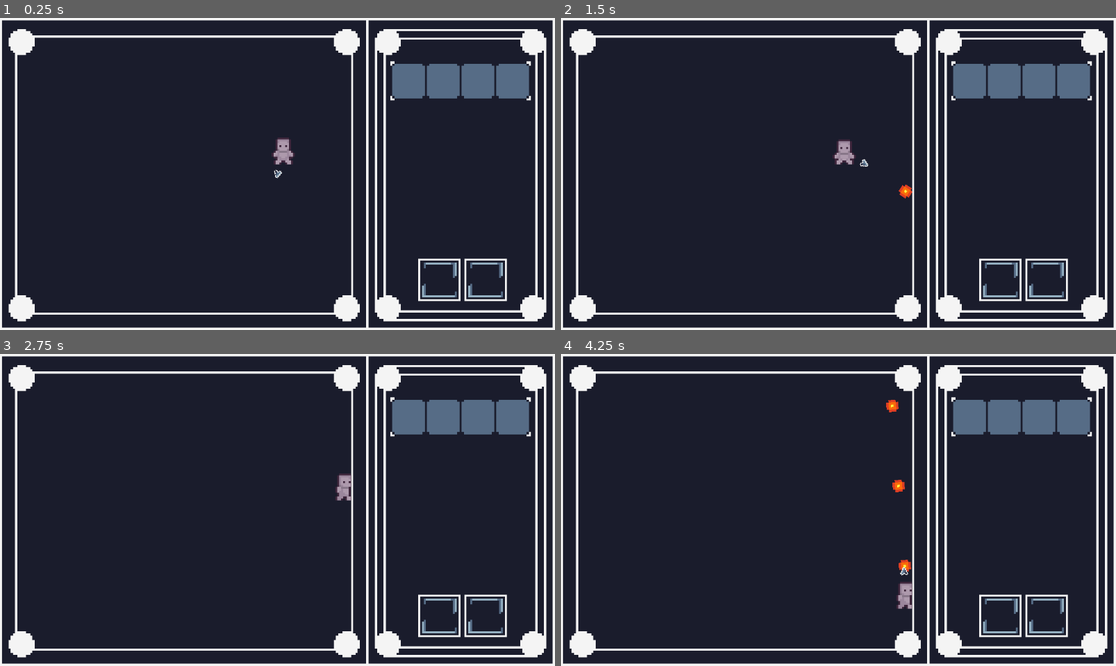
Above: before the commit, frames 1-4 (two rows, left to right).
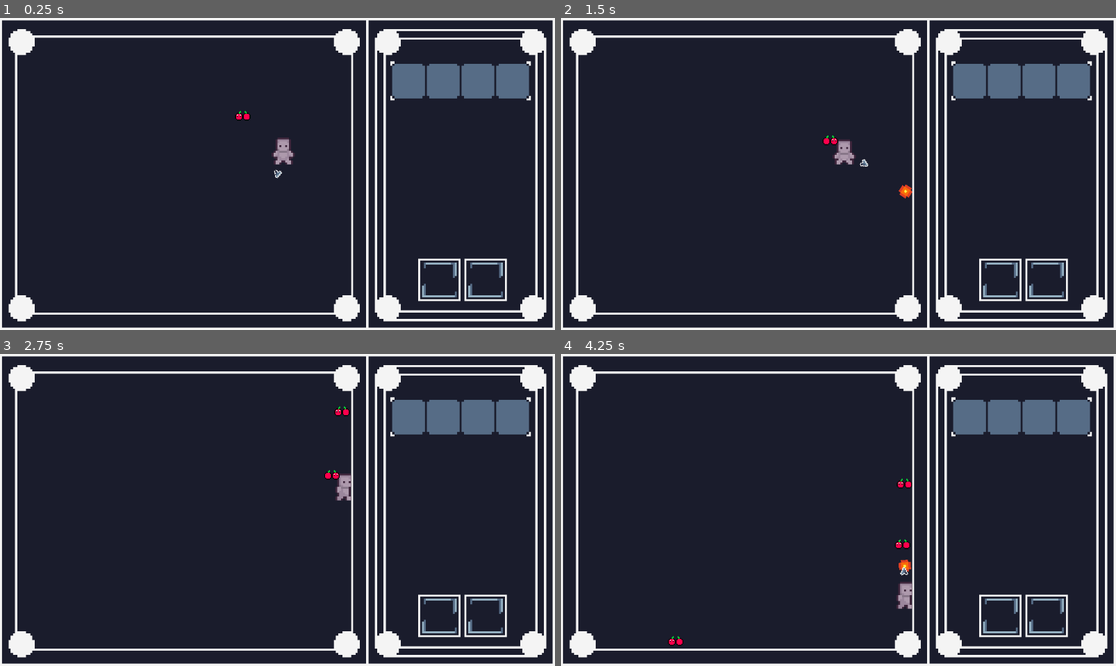
Above: after the commit, the same moments.

Repository: Legocrocs/GIMJAM-26
Game: Godot game, scene res://scenes/gameplay/main_scene.tscn
Same seed, same stepped clock (60 frames per second), same inputs: the game is played once before the commit and once after it.
Inputs (mouse positions are in pixels of both pictures, inside the frame that each line leads up to):
- Up to frame 1 (0.25 s): no input
- Up to frame 2 (1.5 s): click (999, 280) at 0.5 s; click (1049, 280) at 1.25 s
- Up to frame 3 (2.75 s): move the mouse to (399, 494) at 2.02 s; press the mouse at (399, 494) at 2.03 s; hold D (right) from 2.03 s (still down)
- Up to frame 4 (4.25 s): move the mouse to (727, 525) at 2.77 s; release D (right) at 2.78 s; release the mouse at (727, 525) at 2.78 s; hold S (down) 2.78-3.53 s; click (727, 525) at 2.85 s; move the mouse to (894, 441) at 3.52 s; press the mouse at (894, 441) at 3.53 s; hold D (right) from 3.53 s (still down)

The runs differ from the first frame. In frame 1, less than 0.1% of the frame differs, in the area x 42-46%, y 29-33%; in frame 2, less than 0.1%; in frame 3, 0.1%; in frame 4, 0.3%, in the area x 19-64%, y 14-94%.

Commit message:
Tambahan enemy + spawn random

Diff:
--- a/gimjam-26/player_projectile.gd
+++ b/gimjam-26/player_projectile.gd
@@ -2,15 +2,27 @@
 
 @onready var collision = $CollisionShape2D
 @export var speed = 100
+var direction: Vector2 = Vector2.ZERO
 
-var direction: Vector2 = Vector2.ZERO
-# Called when the node enters the scene tree for the first time.
 func _ready() -> void:
-	pass
+	if not is_in_group("projectile"):
+		add_to_group("projectile")
 
-# Called every frame. 'delta' is the elapsed time since the previous frame.
+	area_entered.connect(_on_area_entered)
+	body_entered.connect(_on_body_entered)
+
 func _physics_process(delta) -> void:
 	position += transform.x * speed * delta
 
+func _on_area_entered(area):
+	var parent = area.get_parent()
+	if parent and (parent.name == "Enemy" or parent.is_in_group("enemies")):
+		queue_free()
+	elif area.is_in_group("enemies"):
+		queue_free()
+
+func _on_body_entered(body):
+	queue_free()
+
 func _on_timer_timeout() -> void:
 	queue_free()
--- /dev/null
+++ b/gimjam-26/scenes/gameplay/enemy.gd
@@ -0,0 +1,65 @@
+extends CharacterBody2D
+
+signal enemy_died
+
+# Stats
+@export var health: int = 3
+@export var speed: float = 50.0
+@export var damage: int = 1
+
+# Movement
+var move_direction: Vector2 = Vector2.ZERO
+var player: CharacterBody2D = null
+
+@onready var sprite = $Sprite2D
+@onready var hitbox = $HitBox
+
+func _ready():
+	if hitbox:
+		hitbox.area_entered.connect(_on_hitbox_area_entered)
+
+	player = get_tree().get_first_node_in_group("player")
+
+	if player == null:
+		move_direction = Vector2(randf_range(-1, 1), randf_range(-1, 1)).normalized()
+
+func _physics_process(_delta):
+	if player != null:
+		move_direction = (player.global_position - global_position).normalized()
+
+		# Kalau terlalu deket sama player, auto push away gk tau lagi cara biar gk nempel
+		var distance_to_player = global_position.distance_to(player.global_position)
+		if distance_to_player < 20:  # 20 pixel threshold
+			move_direction = -move_direction  # Push away
+
+		if Engine.get_process_frames() % 60 == 0:
+			print("Enemy moving: (%.2f, %.2f)" % [move_direction.x, move_direction.y])
+
+	velocity = move_direction * speed
+
+	if move_direction.x != 0:
+		sprite.flip_h = move_direction.x < 0
+
+	move_and_slide()
+
+func take_damage(damage_amount: int):
+	health -= damage_amount
+	flash_damage()
+
+	if health <= 0:
+		die()
+
+func flash_damage():
+	sprite.modulate = Color(10, 10, 10)
+	await get_tree().create_timer(0.1).timeout
+	sprite.modulate = Color(1, 1, 1)
+
+func die():
+	enemy_died.emit()
+	queue_free()
+
+func _on_hitbox_area_entered(area):
+	if area.is_in_group("projectile"):
+		print("Projectile hit!")
+		take_damage(1)
+		area.queue_free()
--- /dev/null
+++ b/gimjam-26/scenes/gameplay/enemy.tscn
@@ -0,0 +1,29 @@
+[gd_scene load_steps=5 format=3 uid="uid://cjpwvb4oput4u"]
+
+[ext_resource type="Script" uid="uid://dt6cpa0lv1261" path="res://scenes/gameplay/enemy.gd" id="1_c0kfv"]
+[ext_resource type="Texture2D" uid="uid://eyoldmuc5sej" path="res://assets/character/enemy_1.png" id="2_attyv"]
+
+[sub_resource type="RectangleShape2D" id="RectangleShape2D_8kv2y"]
+size = Vector2(16, 11)
+
+[sub_resource type="RectangleShape2D" id="RectangleShape2D_xw6io"]
+size = Vector2(12, 7)
+
+[node name="Enemy" type="CharacterBody2D" groups=["enemies"]]
+collision_layer = 8
+script = ExtResource("1_c0kfv")
+
+[node name="Sprite2D" type="Sprite2D" parent="."]
+texture = ExtResource("2_attyv")
+
+[node name="CollisionShape2D" type="CollisionShape2D" parent="."]
+position = Vector2(0, 3)
+shape = SubResource("RectangleShape2D_8kv2y")
+
+[node name="HitBox" type="Area2D" parent="."]
+collision_layer = 4
+collision_mask = 2
+
+[node name="CollisionShape2D" type="CollisionShape2D" parent="HitBox"]
+position = Vector2(0, 3.5)
+shape = SubResource("RectangleShape2D_xw6io")
--- /dev/null
+++ b/gimjam-26/scenes/gameplay/enemy_spawner.gd
@@ -0,0 +1,61 @@
+extends Node2D
+
+@export var enemy_scene: PackedScene
+@export var spawn_interval: float = 2.0
+@export var max_enemies: int = 5
+# Spawn area - adjust koordinat sesuai arena
+@export var spawn_area_min: Vector2 = Vector2(80, 50)
+@export var spawn_area_max: Vector2 = Vector2(760, 560)
+
+enum SpawnSide {LEFT, RIGHT, TOP, BOTTOM, RANDOM}
+@export var spawn_from_sides: Array[SpawnSide] = [SpawnSide.LEFT, SpawnSide.RIGHT, SpawnSide.TOP, SpawnSide.BOTTOM]
+
+var spawn_timer: float = 0.0
+var current_enemies: int = 0
+
+func _ready():
+	spawn_timer = spawn_interval
+
+func _process(delta):
+	spawn_timer -= delta
+
+	if spawn_timer <= 0 and current_enemies < max_enemies:
+		spawn_enemy()
+		spawn_timer = spawn_interval
+
+func get_random_spawn_position() -> Vector2:
+	if spawn_from_sides.is_empty():
+		return Vector2(400, 300)
+
+	var side = spawn_from_sides.pick_random()
+	var spawn_pos: Vector2
+
+	match side:
+		SpawnSide.LEFT:
+			spawn_pos = Vector2(spawn_area_min.x, randf_range(spawn_area_min.y, spawn_area_max.y))
+		SpawnSide.RIGHT:
+			spawn_pos = Vector2(spawn_area_max.x, randf_range(spawn_area_min.y, spawn_area_max.y))
+		SpawnSide.TOP:
+			spawn_pos = Vector2(randf_range(spawn_area_min.x, spawn_area_max.x), spawn_area_min.y)
+		SpawnSide.BOTTOM:
+			spawn_pos = Vector2(randf_range(spawn_area_min.x, spawn_area_max.x), spawn_area_max.y)
+		SpawnSide.RANDOM:
+			spawn_pos = Vector2(randf_range(spawn_area_min.x, spawn_area_max.x), randf_range(spawn_area_min.y, spawn_area_max.y))
+
+	return spawn_pos
+
+func spawn_enemy():
+	if enemy_scene == null:
+		return
+
+	var enemy = enemy_scene.instantiate()
+	enemy.position = get_random_spawn_position()
+
+	get_parent().add_child(enemy)
+	current_enemies += 1
+
+	if enemy.has_signal("enemy_died"):
+		enemy.enemy_died.connect(_on_enemy_died)
+
+func _on_enemy_died():
+	current_enemies -= 1
--- a/gimjam-26/scenes/gameplay/main_scene.tscn
+++ b/gimjam-26/scenes/gameplay/main_scene.tscn
@@ -1,9 +1,11 @@
-[gd_scene load_steps=6 format=3 uid="uid://bykgabs8d7uwp"]
+[gd_scene load_steps=8 format=3 uid="uid://bykgabs8d7uwp"]
 
 [ext_resource type="PackedScene" uid="uid://dwet4kaqowj6n" path="res://scenes/gameplay/player.tscn" id="1_gh4kw"]
 [ext_resource type="Texture2D" uid="uid://dlfqhxcxn3o1f" path="res://assets/ui/bg_color.png" id="1_jhgck"]
 [ext_resource type="Texture2D" uid="uid://b0cvf341m5hcq" path="res://assets/ui/overlay_temp.png" id="3_ys1jj"]
 [ext_resource type="PackedScene" uid="uid://bimhke2n3s6ha" path="res://scenes/gameplay/equip_slots.tscn" id="4_jhgck"]
+[ext_resource type="PackedScene" uid="uid://cjpwvb4oput4u" path="res://scenes/gameplay/enemy.tscn" id="5_ys1jj"]
+[ext_resource type="Script" uid="uid://dcmkjjh6g32ry" path="res://scenes/gameplay/enemy_spawner.gd" id="6_nhqpi"]
 
 [sub_resource type="WorldBoundaryShape2D" id="WorldBoundaryShape2D_rmjae"]
 
@@ -39,7 +41,7 @@
 rotation = -1.5707964
 shape = SubResource("WorldBoundaryShape2D_rmjae")
 
-[node name="Player" parent="." instance=ExtResource("1_gh4kw")]
+[node name="Player" parent="." groups=["player"] instance=ExtResource("1_gh4kw")]
 position = Vector2(6, -24)
 
 [node name="Projectiles" type="Node" parent="." groups=["projectile_group"]]
@@ -56,3 +58,26 @@
 offset_right = 144.0
 offset_bottom = 86.0
 scale = Vector2(2, 2)
+
+[node name="Enemy" parent="." instance=ExtResource("5_ys1jj")]
+position = Vector2(-45, -72)
+
+[node name="EnemySpawner" type="Node2D" parent="."]
+script = ExtResource("6_nhqpi")
+enemy_scene = ExtResource("5_ys1jj")
+spawn_area_min = Vector2(-270, -142)
+
+[node name="SpawnAreaRect" type="ColorRect" parent="EnemySpawner"]
+anchors_preset = 8
+anchor_left = 0.5
+anchor_top = 0.5
+anchor_right = 0.5
+anchor_bottom = 0.5
+offset_left = -270.0
+offset_top = -142.0
+offset_right = -230.0
+offset_bottom = -102.0
+grow_horizontal = 2
+grow_vertical = 2
+scale = Vector2(8.68, 7.2)
+color = Color(1, 1, 1, 0)
--- a/gimjam-26/scenes/gameplay/player_projectile.tscn
+++ b/gimjam-26/scenes/gameplay/player_projectile.tscn
@@ -1,7 +1,11 @@
-[gd_scene load_steps=16 format=3 uid="uid://chd285h0grxy5"]
+[gd_scene load_steps=17 format=3 uid="uid://chd285h0grxy5"]
 
 [ext_resource type="Script" uid="uid://dihexcpc8qee4" path="res://player_projectile.gd" id="1_1nfi7"]
 [ext_resource type="Texture2D" uid="uid://dh33ocmkslgq3" path="res://assets/character/projectiles/All_Fire_Bullet_Pixel_16x16_00.png" id="2_iaq34"]
+
+[sub_resource type="CapsuleShape2D" id="CapsuleShape2D_1nfi7"]
+radius = 2.3999996
+height = 4.799999
 
 [sub_resource type="AtlasTexture" id="AtlasTexture_0wexk"]
 atlas = ExtResource("2_iaq34")
@@ -105,12 +109,16 @@
 "speed": 8.0
 }]
 
-[node name="player_projectile" type="Area2D"]
+[node name="player_projectile" type="Area2D" groups=["projectile"]]
 z_index = 2
 scale = Vector2(2.5, 2.5)
+collision_layer = 2
+collision_mask = 12
 script = ExtResource("1_1nfi7")
 
 [node name="CollisionShape2D" type="CollisionShape2D" parent="."]
+position = Vector2(0.4, 0.4)
+shape = SubResource("CapsuleShape2D_1nfi7")
 
 [node name="AnimatedSprite2D" type="AnimatedSprite2D" parent="."]
 z_index = -5
Not shown, added: gimjam-26/scenes/gameplay/enemy.gd.uid
Not shown, added: gimjam-26/scenes/gameplay/enemy_spawner.gd.uid
